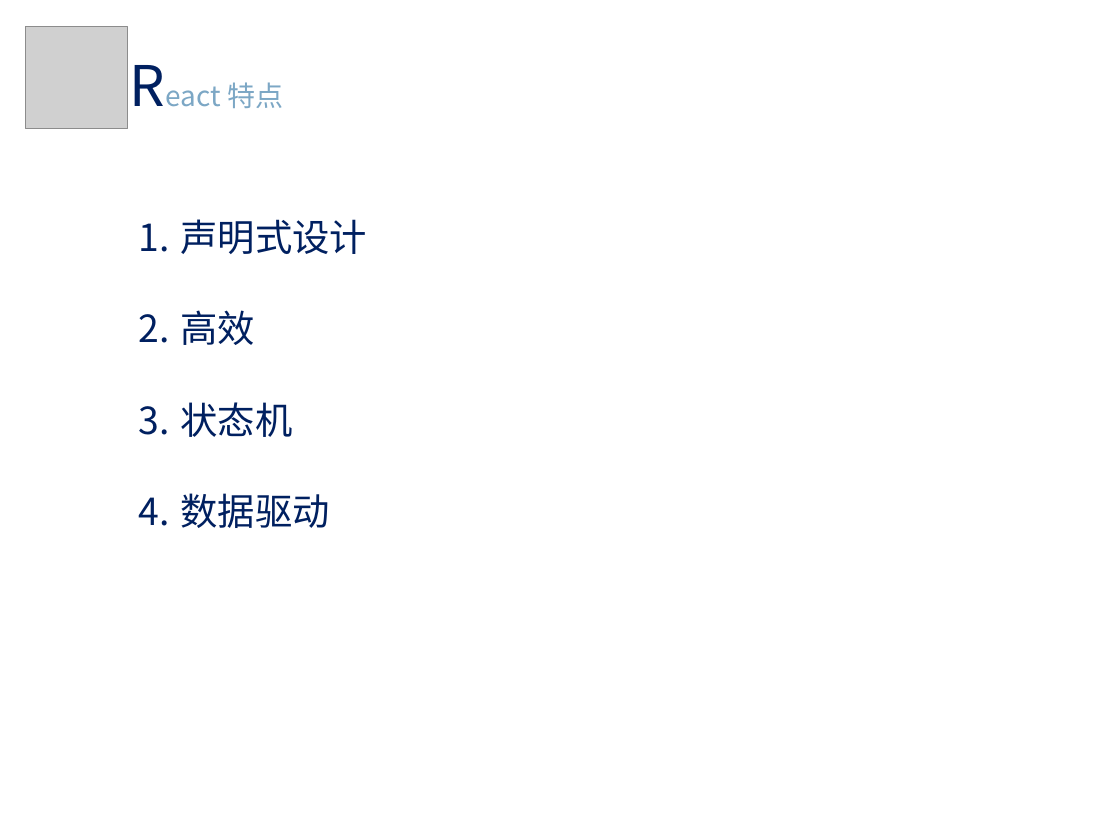
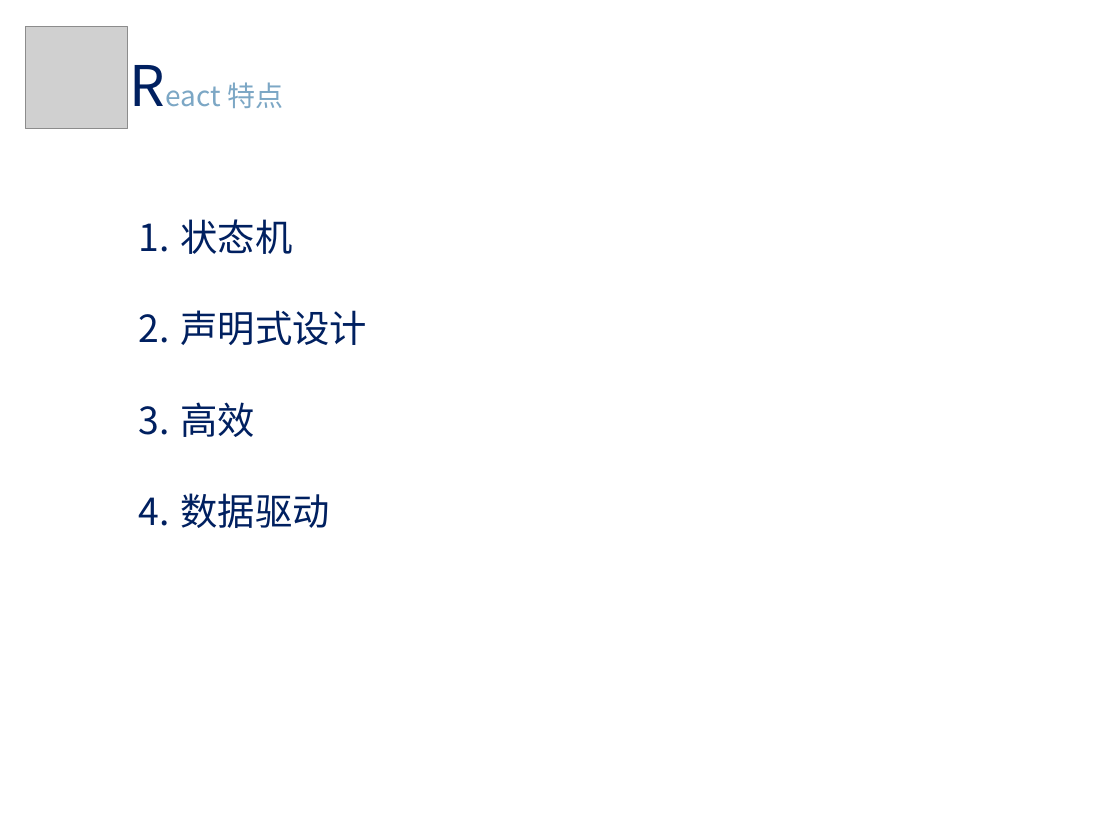
Before and after one commit to m544498510/may-web-app, a slide deck: slide 5 of new_doc/react share.pptx. Drawn at 1120x840 pixels with LibreOffice and Linux fonts; fonts in the diff are those of the drawing; grey boxes stand for pictures. Boxes give left, top, right and bottom in pixels: in the first picture for what was removed or moved away, otherwise in the second. Text is boxed around its words. In the diff, an @@ line names an element or a change of style, - is before the commit and + after.

```diff
--- a/new_doc/react share.pptx
+++ b/new_doc/react share.pptx
@@ text at (x1=181, y1=219, x2=293, y2=254): paragraph added @@
+1. 状态机
@@ text at (x1=181, y1=402, x2=293, y2=437): paragraph removed @@
-3. 状态机
```
Also in this commit, not shown: 4 other slides changed.
